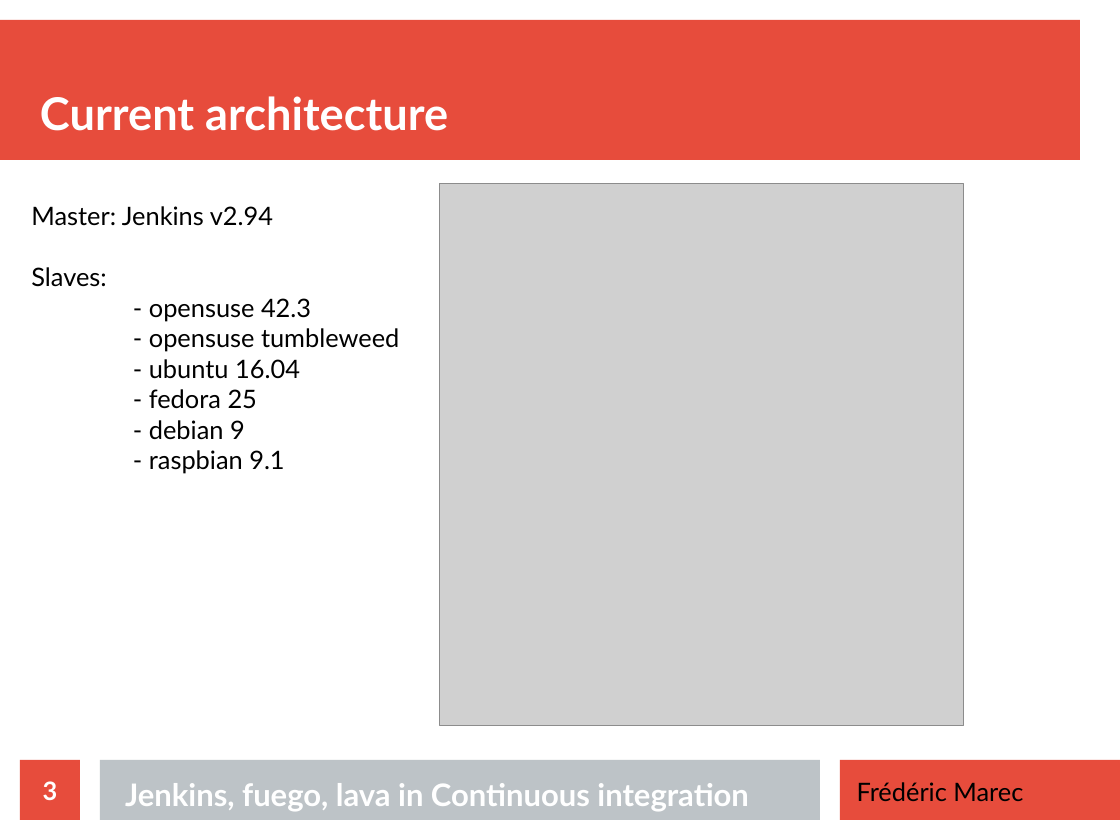
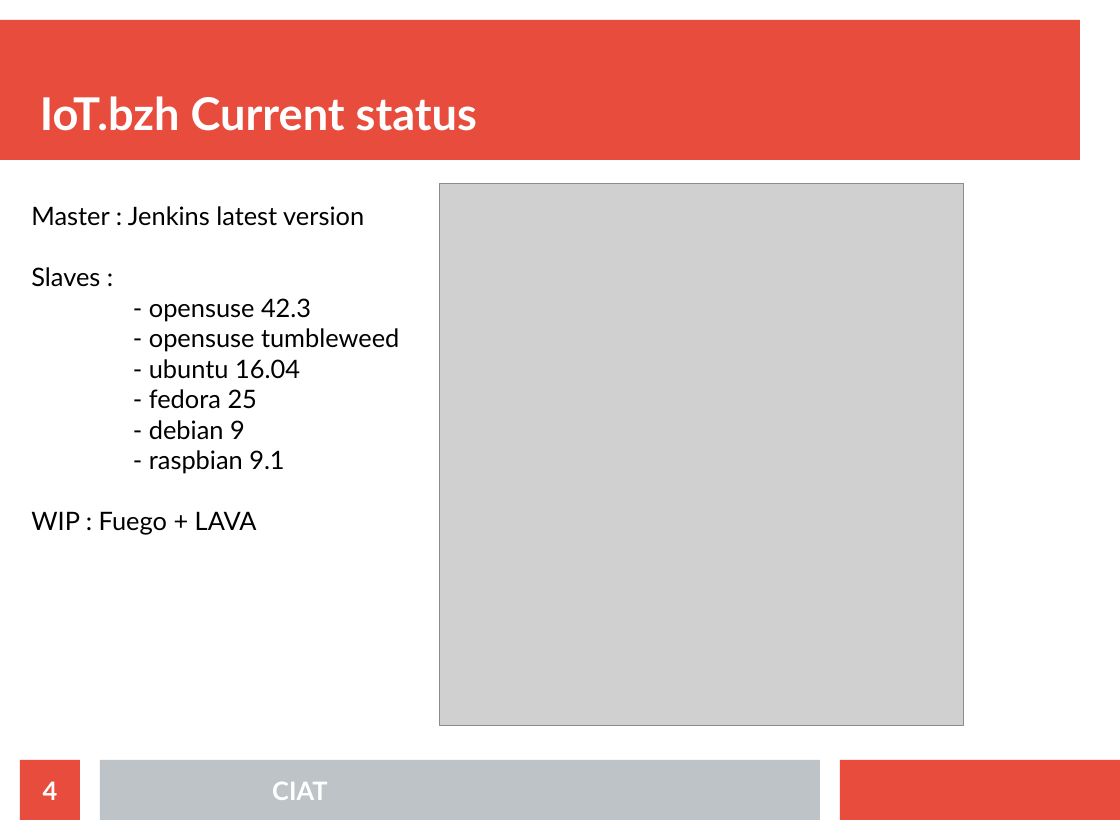
Before and after one commit to DDTLK/review, a slide deck: slide 4 of CI-presentation.odp (slide 3 before the commit). Drawn at 1120x840 pixels with LibreOffice and Linux fonts; fonts in the diff are those of the drawing; grey boxes stand for pictures. Boxes give left, top, right and bottom in pixels: in the first picture for what was removed or moved away, otherwise in the second. Text is boxed around its words. In the diff, an @@ line names an element or a change of style, - is before the commit and + after.

Commit message:
Fix: update presentation slide

```diff
--- a/CI-presentation.odp
+++ b/CI-presentation.odp
@@ title at (40,96,477,131): text changed @@
-Current architecture
+IoT.bzh Current status
@@ text at (31,206,364,287): text changed @@
-Master: Jenkins v2.94
-Slaves:
+Master : Jenkins latest version
+Slaves :
@@ text at (31,511,257,535): paragraph added @@
+WIP : Fuego + LAVA
@@ page number at (43,781,58,800): text changed @@
-3
+4
@@ title removed at (125,783,748,811) @@
-Jenkins, fuego, lava in Continuous integration
@@ text added at (272,782,327,800), 18 pt, text #FFFFFF, bold @@
+CIAT
@@ text removed at (857,782,1023,801) @@
-Frédéric Marec
```
Also in this commit, not shown: 8 other slides changed, 4 slides added, 1 slide removed, 1 other file.
